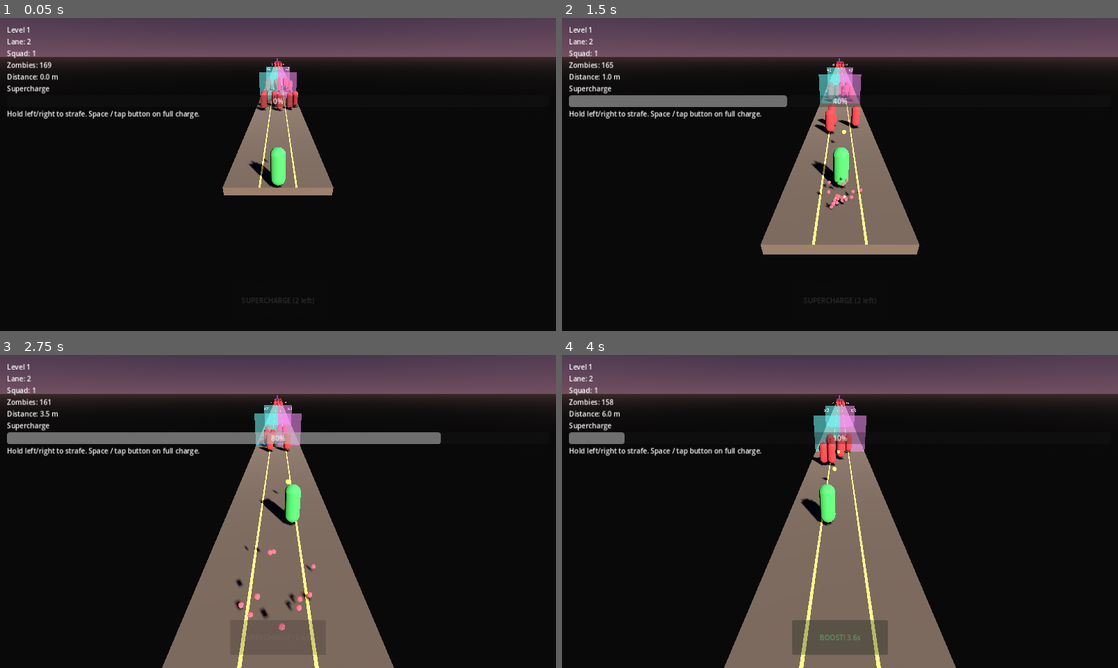
Above: before the commit, frames 1-4 (two rows, left to right).
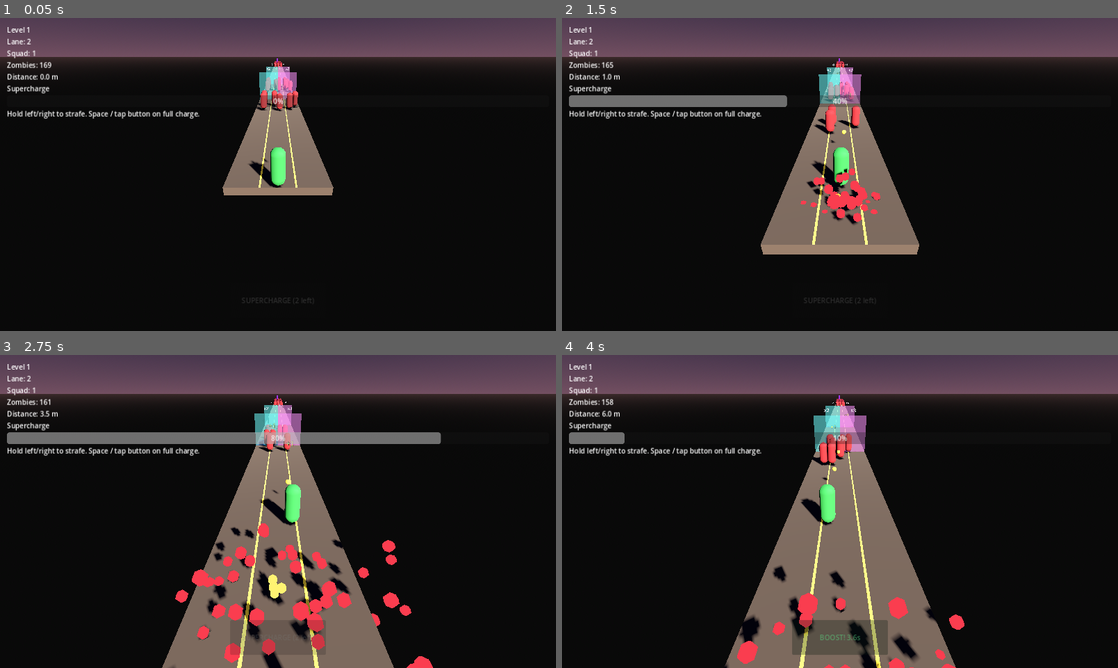
Above: after the commit, the same moments.

Repository: PawandeepSinghKhalsa/Hold-the-Line
Game: Godot game, scene res://scenes/main.tscn
Same seed, same stepped clock (60 frames per second), same inputs: the game is played once before the commit and once after it.
Inputs (mouse positions are in pixels of both pictures, inside the frame that each line leads up to):
- Up to frame 1 (0.05 s): no input
- Up to frame 2 (1.5 s): move the mouse to (962, 158) at 0.52 s; hold D (move_right) 0.53-1.25 s; hold Space (supercharge) 0.53-1.25 s; click (962, 158) at 0.67 s; drag from (728, 190) to (812, 237) at 1.27 s
- Up to frame 3 (2.75 s): move the mouse to (333, 442) at 2.02 s; hold D (move_right) from 2.03 s (still down); hold Space (supercharge) from 2.03 s (still down)
- Up to frame 4 (4 s): release D (move_right) at 2.75 s; release Space (supercharge) at 2.75 s; drag from (812, 574) to (673, 464) at 2.77 s; move the mouse to (1006, 558) at 3.52 s; hold A (move_left) from 3.53 s (still down); hold Space (supercharge) from 3.53 s (still down)

The runs differ from the first frame. In frame 1, less than 0.1% of the frame differs, in the area x 47-48%, y 46-48%; in frame 2, 1.0%; in frame 3, 4.7%, in the area x 30-78%, y 16-100%; in frame 4, 2.4%.
Error in both runs: Invalid access to property or key 'lane_index' on a base object of type 'CharacterBody3D (soldier.gd)'. (res://scripts/hud.gd:41)

Commit message:
Beef up the juice pass: bigger particles, +1 popups, victory confetti
Player feedback: previous particles were too small/short to read as
"cool". Switching to the loud-and-clear hypercasual style.

scripts/effects.gd:
- Zombie death: 10 -> 25 particles, lifetime 0.35 -> 0.6s, radius
  0.07 -> 0.13, brighter red with 2x emission and unshaded shading.
  Each kill now also spawns a yellow "+1" popup that drifts up and
  fades over 0.7s — classic kill-feedback every shooter uses.
- Boss death: 4 stacked colour bursts (pink/purple/orange/yellow,
  each 30 particles, 1.2s) so the finale reads as celebratory not
  routine. Camera shake intensity 1.6 -> 3.5, duration 0.45 -> 0.7s.
  Plus a giant "BOSS DOWN!" popup.
- Muzzle flash: 3 -> 5 particles, lifetime 0.06 -> 0.12s, radius
  0.06 -> 0.10. Visible kick on every shot now.
- Bullet impact: 3 -> 5 particles, lifetime 0.12 -> 0.20s, radius
  0.06 -> 0.09.
- All particles set shading_mode = UNSHADED so they ignore the dim
  scene lighting — they were previously fading into the dark sky.

New helpers:
- spawn_kill_popup(world_pos, text, color, font_size): spawns a
  Label3D, tweens it up 1.6u over 0.7s, fades alpha to 0, queues
  free. Always faces camera (billboard) and ignores depth test so
  it draws over zombies.
- spawn_victory_celebration(): rainbow confetti — six different
  colours, 40 particles each, raining around the soldier. Plus a
  big green "VICTORY!" popup. Triggered from hud.gd when the run
  ends in a win.

hud.gd:
- _on_run_ended(won) now calls Effects.spawn_victory_celebration()
  on victory so the screen actually celebrates instead of just
  showing a banner.

https://claude.ai/code/session_01WNZkPqonAe5zQESFZUsP36

Diff:
--- a/scripts/effects.gd
+++ b/scripts/effects.gd
@@ -1,10 +1,12 @@
 extends Node
 
 # Autoload helper that spawns one-shot CPUParticles3D bursts at world
-# positions and emits a screen-shake request signal that the camera
-# subscribes to. Uses CPUParticles3D (not GPU) because the project
-# renders with the GL Compatibility backend, which doesn't run
-# GPUParticles shaders.
+# positions, "+1" floating-text popups, and a multi-colour victory
+# celebration. Also emits a screen_shake_requested signal that the
+# camera subscribes to.
+#
+# Uses CPUParticles3D (not GPU) because the project renders with the
+# GL Compatibility backend, which doesn't run GPUParticles3D shaders.
 
 signal screen_shake_requested(intensity: float, duration: float)
 
@@ -12,40 +14,50 @@
 func spawn_zombie_death(world_pos: Vector3) -> void:
 	_spawn_burst(
 		world_pos,
-		Color(0.85, 0.15, 0.18),
-		10,
-		0.35,
-		70.0,
-		2.5,
-		4.5,
-		0.07
+		Color(0.95, 0.2, 0.25),
+		25,
+		0.6,
+		90.0,
+		3.5,
+		6.5,
+		0.13
 	)
+	spawn_kill_popup(world_pos, "+1", Color(1, 1, 0.4, 1))
 
 
 func spawn_boss_death(world_pos: Vector3) -> void:
-	_spawn_burst(
-		world_pos,
-		Color(0.65, 0.2, 0.75),
-		40,
-		0.9,
-		110.0,
-		3.5,
-		7.0,
-		0.13
-	)
-	screen_shake_requested.emit(1.6, 0.45)
+	# Multi-coloured confetti so boss kills feel like a finale.
+	var colors: Array[Color] = [
+		Color(0.95, 0.25, 0.75),
+		Color(0.55, 0.15, 0.9),
+		Color(1.0, 0.45, 0.3),
+		Color(0.95, 0.85, 0.2),
+	]
+	for color in colors:
+		_spawn_burst(
+			world_pos + Vector3(randf_range(-0.4, 0.4), randf_range(0.0, 0.6), 0.0),
+			color,
+			30,
+			1.2,
+			130.0,
+			4.5,
+			9.0,
+			0.18
+		)
+	spawn_kill_popup(world_pos + Vector3(0, 0.8, 0), "BOSS DOWN!", Color(1, 0.4, 0.9, 1), 96)
+	screen_shake_requested.emit(3.5, 0.7)
 
 
 func spawn_muzzle_flash(world_pos: Vector3) -> void:
 	_spawn_burst(
 		world_pos,
-		Color(1.0, 0.85, 0.3),
-		3,
-		0.06,
+		Color(1.0, 0.9, 0.35),
+		5,
+		0.12,
 		25.0,
 		3.5,
-		5.0,
-		0.06
+		5.5,
+		0.1
 	)
 
 
@@ -53,13 +65,74 @@
 	_spawn_burst(
 		world_pos,
 		Color(1.0, 0.75, 0.25),
-		3,
-		0.12,
-		60.0,
-		2.0,
-		4.0,
-		0.06
+		5,
+		0.2,
+		70.0,
+		2.5,
+		4.5,
+		0.09
 	)
+
+
+# Floating score text that drifts up and fades out, classic
+# hypercasual-shooter feedback for every kill.
+func spawn_kill_popup(world_pos: Vector3, text: String = "+1", color: Color = Color(1, 1, 0.4, 1), font_size: int = 64) -> void:
+	var scene: Node = get_tree().current_scene
+	if scene == null:
+		return
+	var label: Label3D = Label3D.new()
+	label.text = text
+	label.font_size = font_size
+	label.outline_size = 12
+	label.modulate = color
+	label.billboard = BaseMaterial3D.BILLBOARD_ENABLED
+	label.no_depth_test = true
+	label.pixel_size = 0.005
+	scene.add_child(label)
+	label.global_position = world_pos + Vector3(0, 1.0, 0)
+
+	var tween: Tween = label.create_tween()
+	tween.set_parallel(true)
+	tween.tween_property(label, "global_position:y", label.global_position.y + 1.6, 0.7)
+	tween.tween_property(label, "modulate:a", 0.0, 0.7).set_delay(0.2)
+	tween.set_parallel(false)
+	tween.tween_callback(label.queue_free)
+
+
+# Victory finale: rainbow confetti raining around the soldier plus a
+# bigger camera shake.
+func spawn_victory_celebration() -> void:
+	var soldier: Node3D = get_tree().get_first_node_in_group("soldier") as Node3D
+	var origin: Vector3 = Vector3.ZERO
+	if soldier != null:
+		origin = soldier.global_position + Vector3(0, 4.0, -3.0)
+
+	var colors: Array[Color] = [
+		Color(1.0, 0.3, 0.3),
+		Color(1.0, 0.85, 0.2),
+		Color(0.3, 0.9, 0.5),
+		Color(0.3, 0.6, 1.0),
+		Color(0.85, 0.4, 1.0),
+		Color(1.0, 0.6, 0.3),
+	]
+	for i in colors.size():
+		var offset: Vector3 = Vector3(
+			randf_range(-3.0, 3.0),
+			randf_range(0.0, 1.5),
+			randf_range(-1.5, 1.5)
+		)
+		_spawn_burst(
+			origin + offset,
+			colors[i],
+			40,
+			1.6,
+			180.0,
+			3.0,
+			6.5,
+			0.14
+		)
+	spawn_kill_popup(origin, "VICTORY!", Color(0.4, 1, 0.5, 1), 120)
+	screen_shake_requested.emit(2.5, 0.55)
 
 
 func _spawn_burst(
@@ -86,7 +159,9 @@
 	particles.spread = spread_deg
 	particles.initial_velocity_min = vmin
 	particles.initial_velocity_max = vmax
-	particles.gravity = Vector3(0, -4.0, 0)
+	particles.gravity = Vector3(0, -6.0, 0)
+	particles.scale_amount_min = 1.0
+	particles.scale_amount_max = 1.4
 	particles.color = color
 
 	var sphere: SphereMesh = SphereMesh.new()
@@ -98,17 +173,16 @@
 	mat.albedo_color = color
 	mat.emission_enabled = true
 	mat.emission = color
-	mat.emission_energy_multiplier = 1.6
+	mat.emission_energy_multiplier = 2.0
+	mat.shading_mode = BaseMaterial3D.SHADING_MODE_UNSHADED
 	sphere.material = mat
 	particles.mesh = sphere
 
 	scene.add_child(particles)
 	particles.global_position = world_pos
 
-	# Self-destruct shortly after the longest particle lifetime so the
-	# scene tree doesn't accumulate dead emitters.
 	var timer: Timer = Timer.new()
-	timer.wait_time = lifetime + 0.25
+	timer.wait_time = lifetime + 0.3
 	timer.one_shot = true
 	timer.autostart = false
 	particles.add_child(timer)
--- a/scripts/hud.gd
+++ b/scripts/hud.gd
@@ -119,6 +119,7 @@
 	if won:
 		banner.text = "VICTORY — %d kills" % kills
 		banner.modulate = Color(0.4, 1, 0.5, 1)
+		Effects.spawn_victory_celebration()
 		if LevelManager.has_next():
 			post_run_button.text = "NEXT LEVEL"
 		else:
